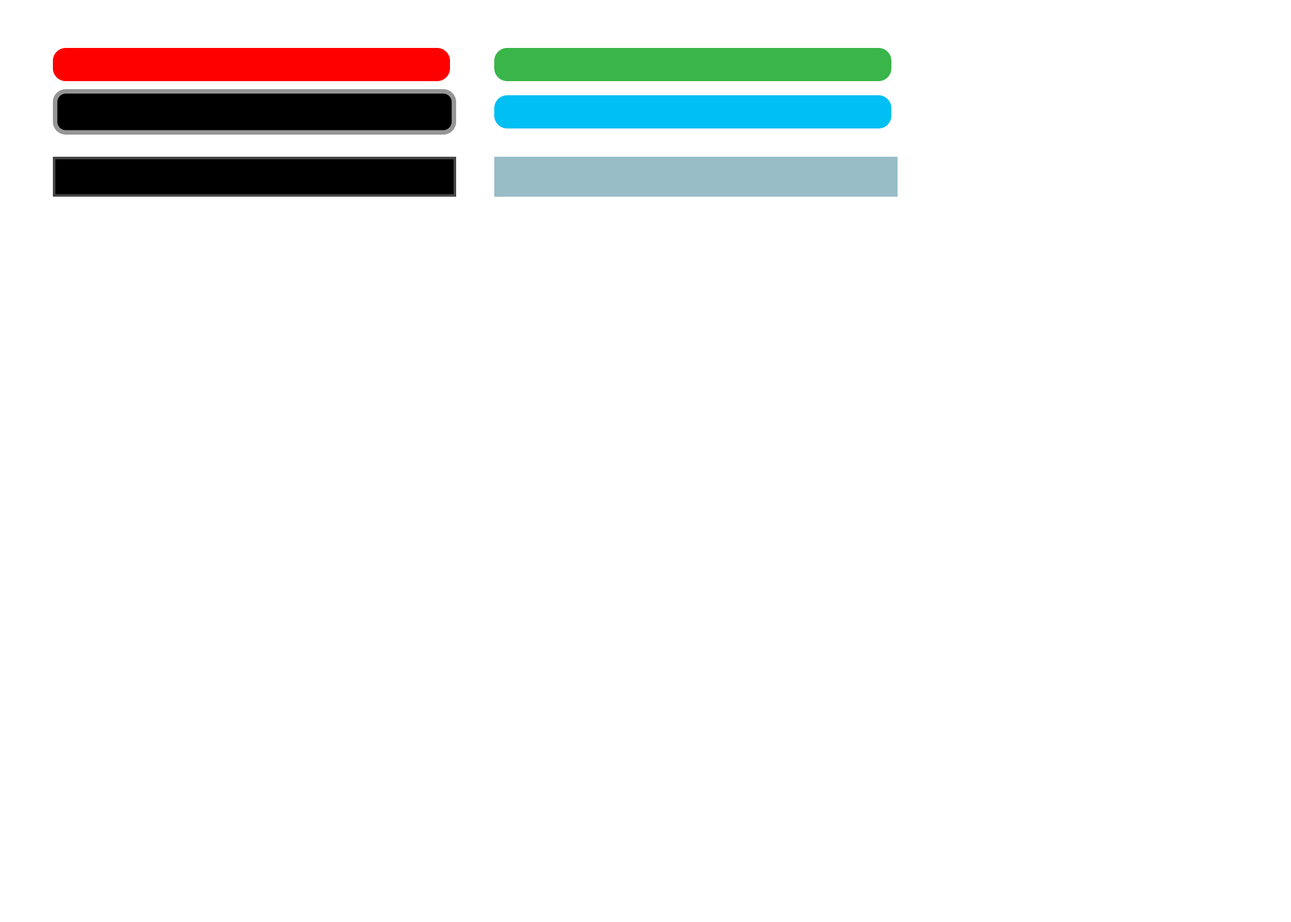
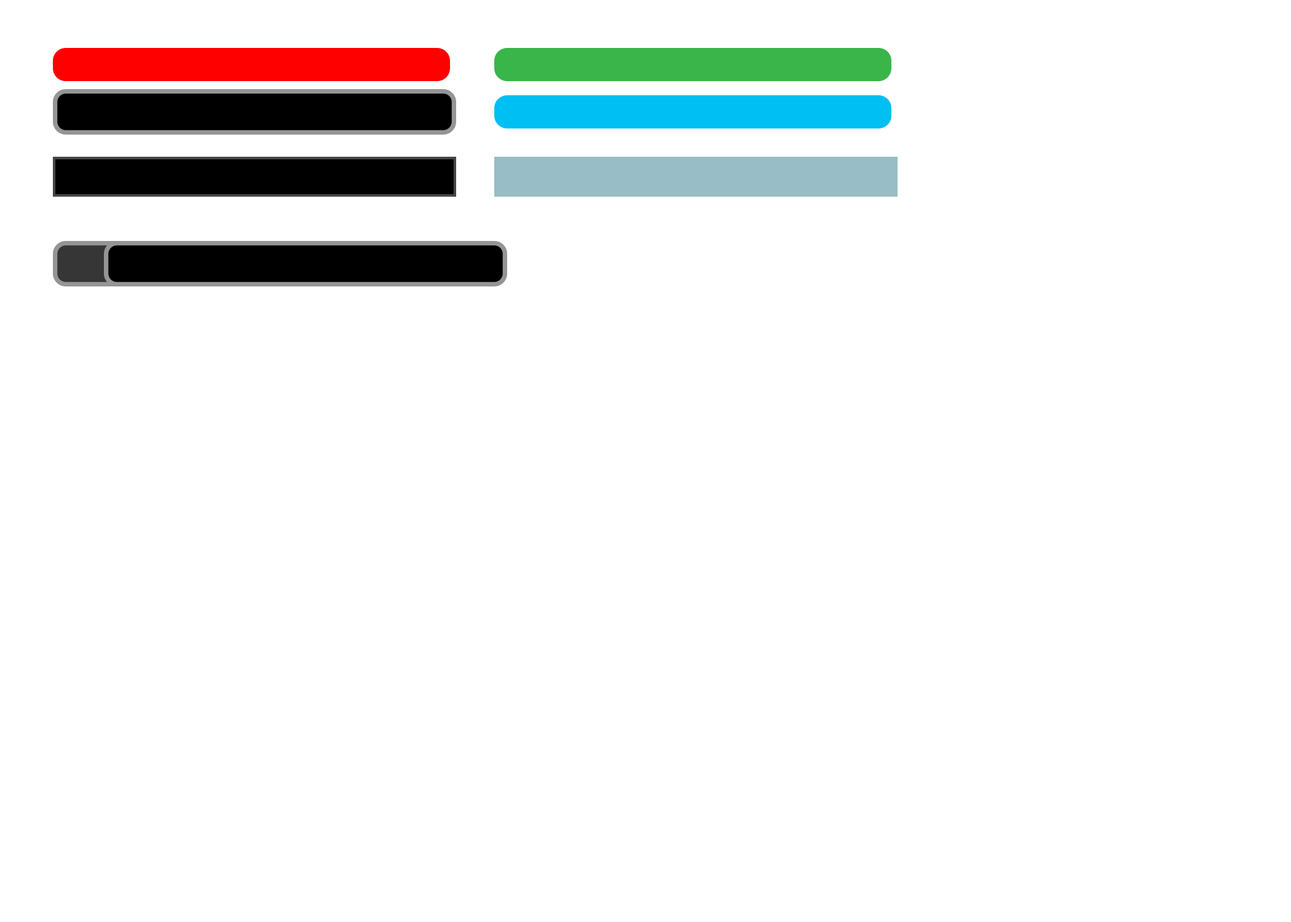
Comparing the layer stacks of the two 1291×922 images. Changes:
added layer "BackgroundBar copy 2" above "BackgroundBar copy" over left=103, top=241, right=508, bottom=287
added layer "BackgroundBar copy" above "BackgroundBar" over left=52, top=241, right=457, bottom=287
